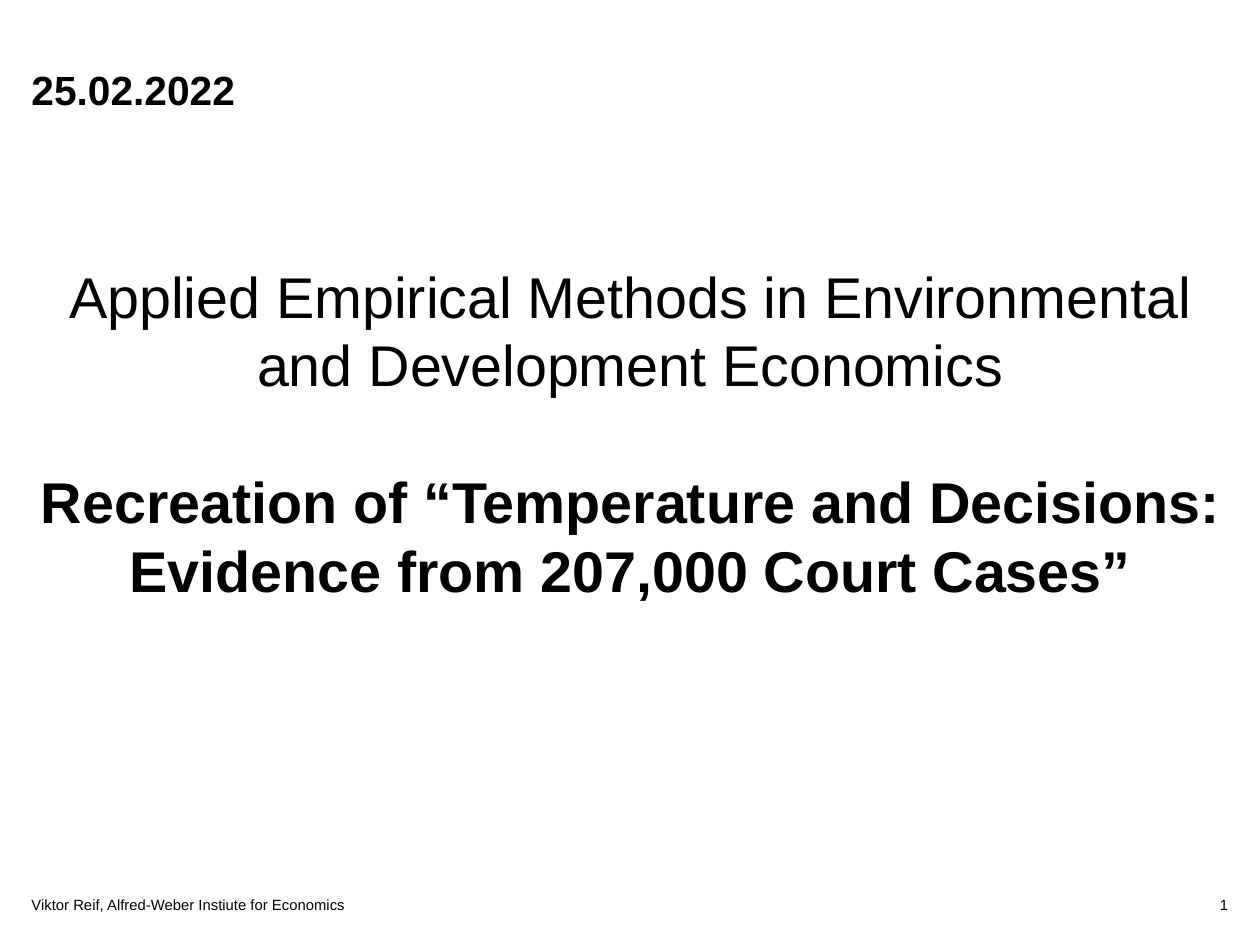
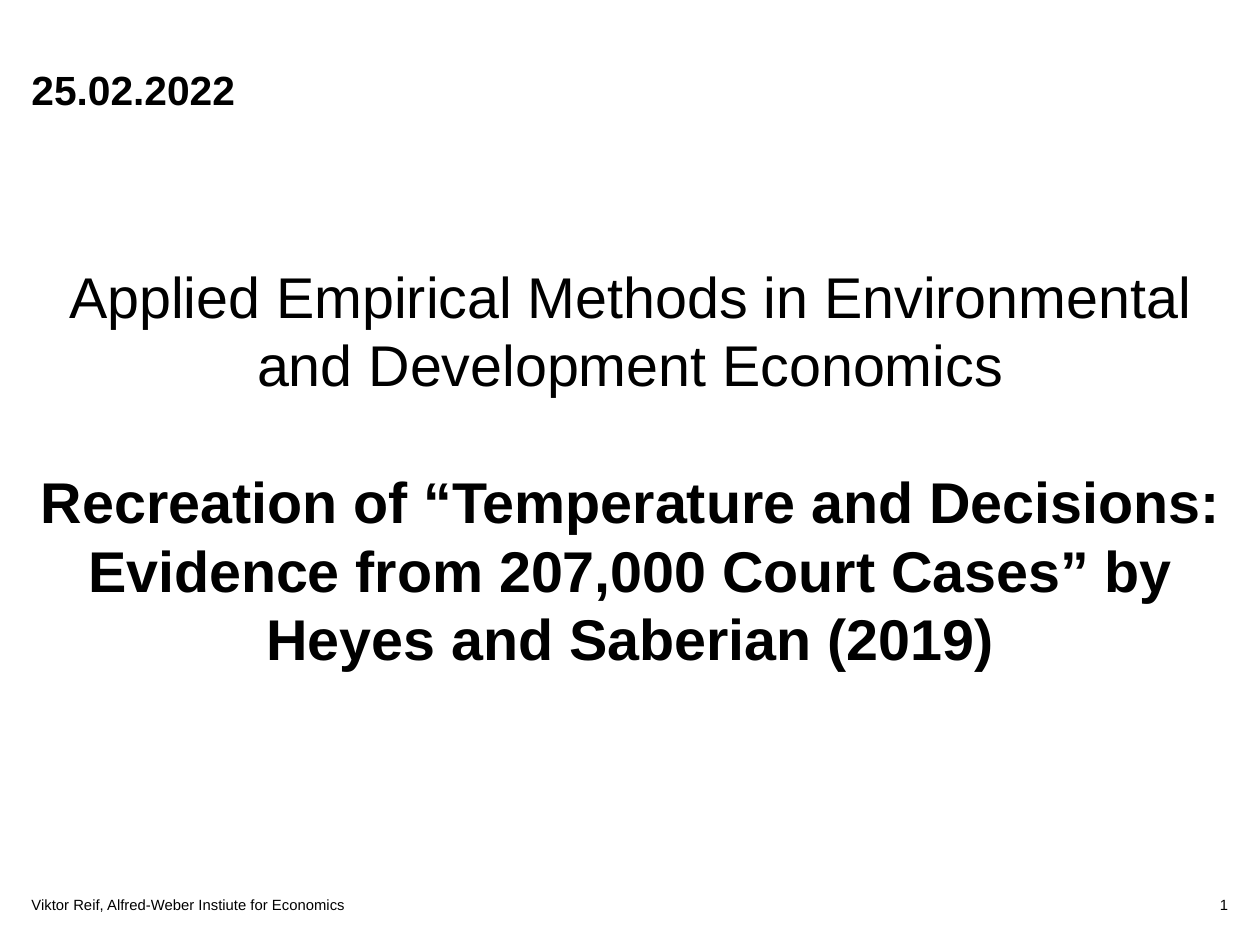
Before and after one commit to Viktorre/AME, a slide deck: slide 1 of presentation/praesi_ame.ppt. Drawn at 1260x945 pixels with LibreOffice and Linux fonts; fonts in the diff are those of the drawing; background and template pictures are left out. Boxes give left, top, right and bottom in pixels: in the first picture for what was removed or moved away, otherwise in the second. Text is boxed around its words. In the diff, an @@ line names an element or a change of style, - is before the commit and + after.

```diff
--- a/presentation/praesi_ame.ppt
+++ b/presentation/praesi_ame.ppt
@@ title at [41,276,1219,671]: text changed @@
-Applied Empirical Methods in Environmental and Development Economics
-Recreation of “Temperature and Decisions: Evidence from 207,000 Court Cases”
+Applied Empirical Methods in Environmental and Development Economics
+Recreation of “Temperature and Decisions: Evidence from 207,000 Court Cases” by Heyes and Saberian (2019)
```
Also in this commit, not shown: 1 other slide changed, 1 slide added, 8 other files.
